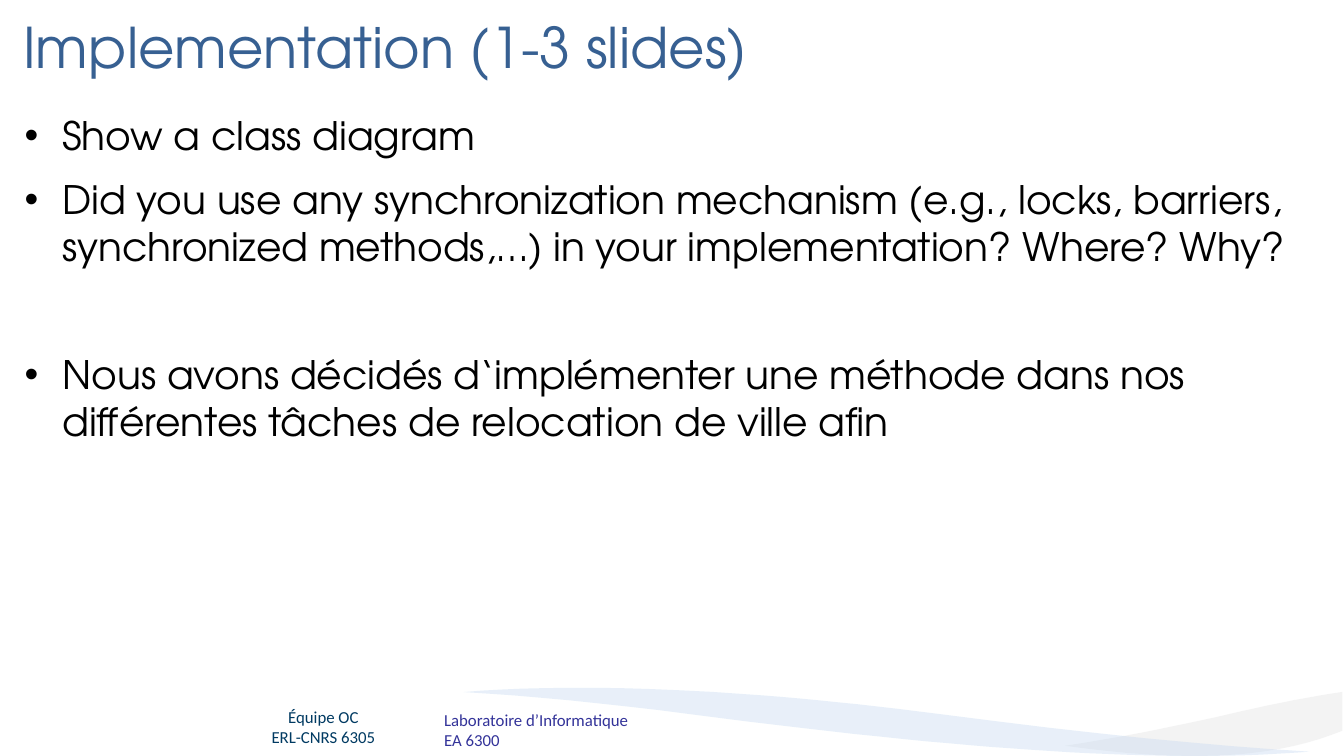
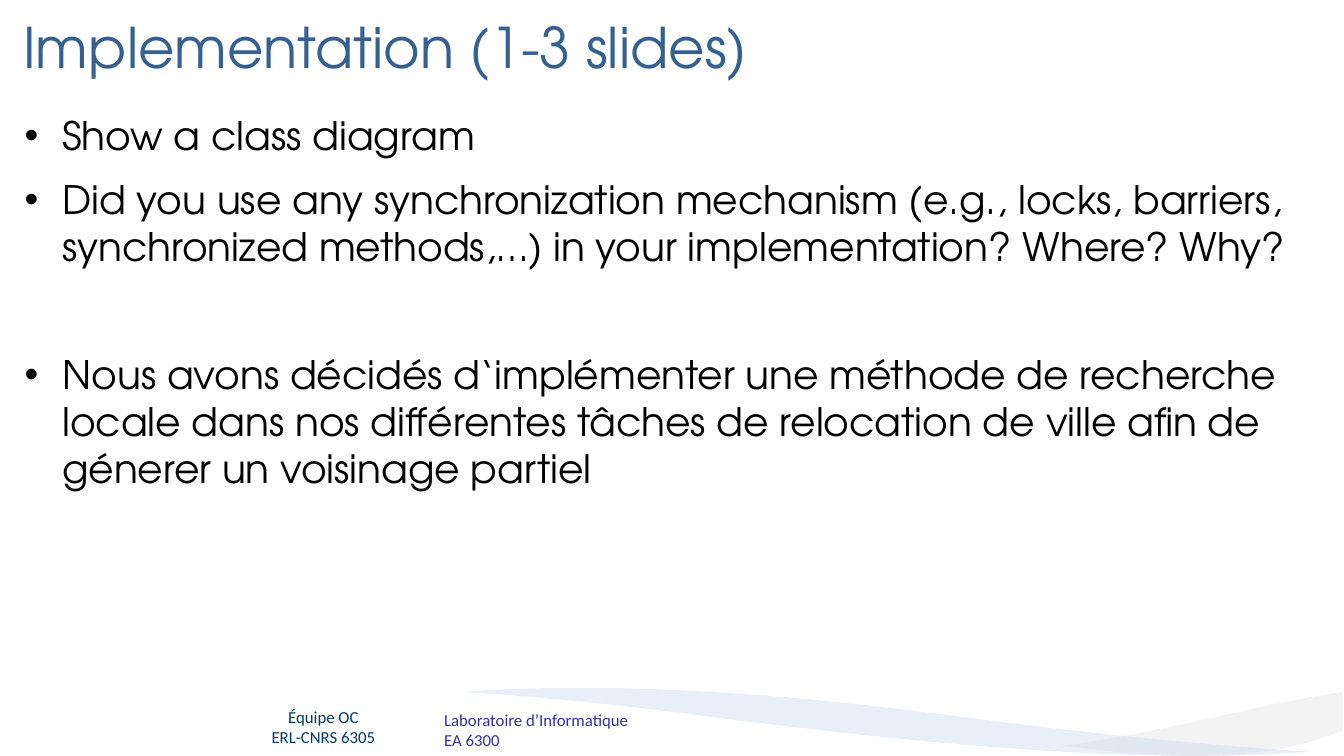
Before and after one commit to T0mat1/ASR_TSP, a slide deck: slide 6 of presentation.pptx. Drawn at 1344x756 pixels with LibreOffice and Linux fonts; fonts in the diff are those of the drawing; background and template pictures are left out. Boxes give left, top, right and bottom in pixels: in the first picture for what was removed or moved away, otherwise in the second. Text is boxed around its words. In the diff, an @@ line names an element or a change of style, - is before the commit and + after.

```diff
--- a/presentation.pptx
+++ b/presentation.pptx
@@ text at (62, 359, 1276, 492): text changed @@
-• Nous avons décidés d‘implémenter une méthode dans nos différentes tâches de relocation de ville afin
+• Nous avons décidés d‘implémenter une méthode de recherche locale dans nos différentes tâches de relocation de ville afin de génerer un voisinage partiel
```
Also in this commit, not shown: 3 other slides changed.
